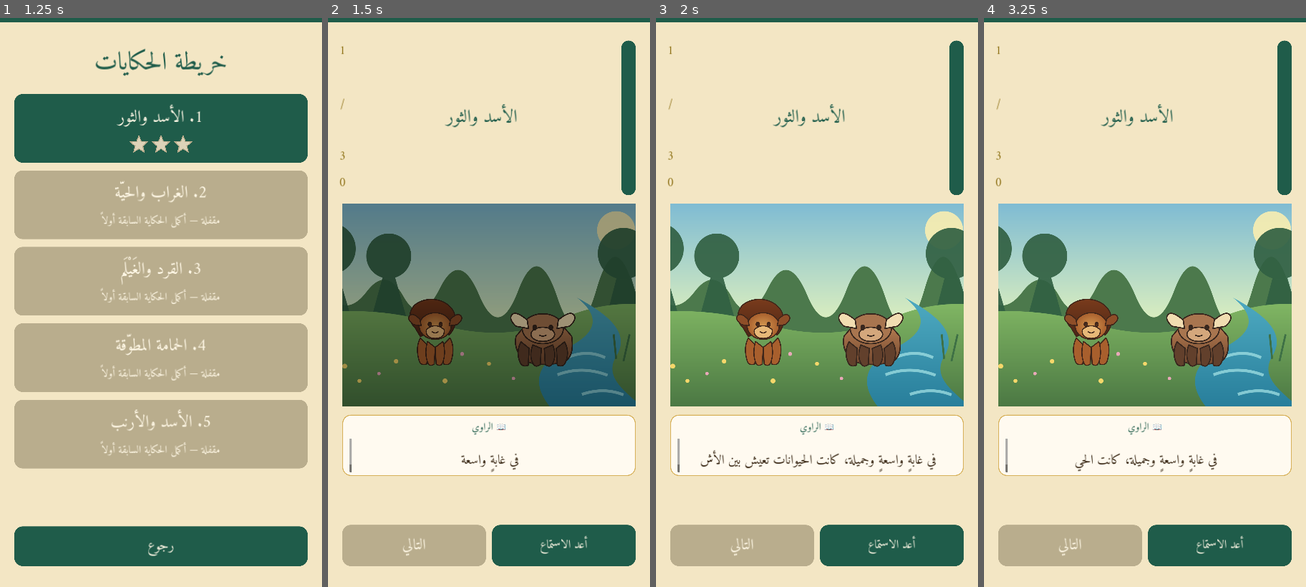
Above: before the commit, frames 1-4 (left to right).
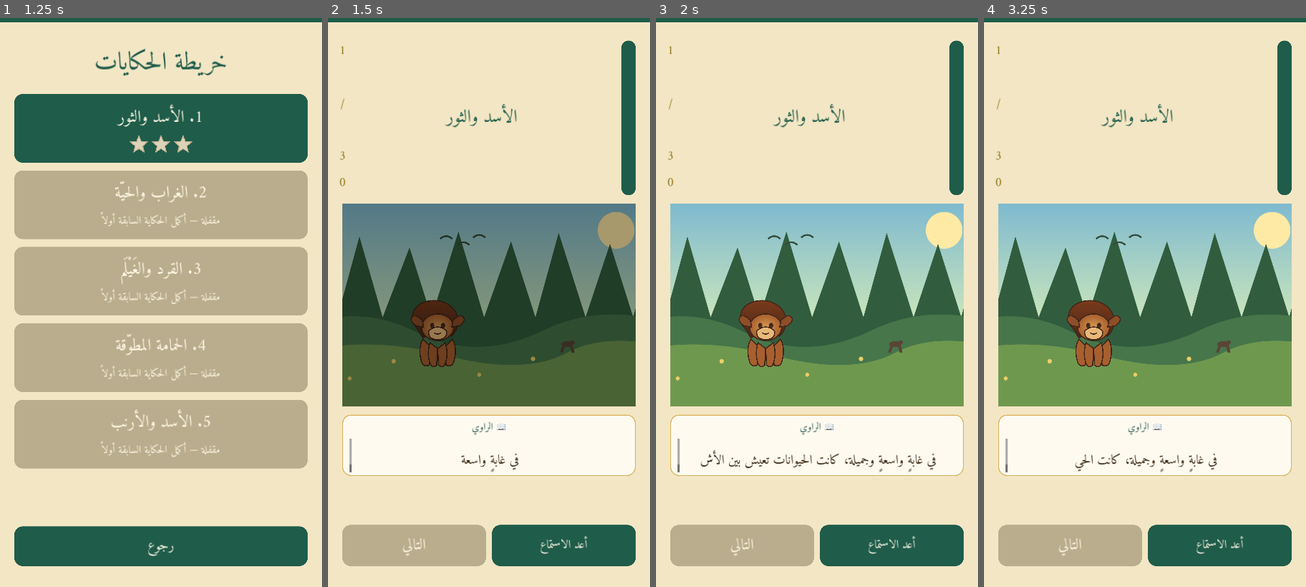
Above: after the commit, the same moments.

Repository: bdssmdkacem-dot/Kalila-Dimna
Game: Godot game, scene res://scenes/main_menu.tscn
The game is run twice, just before and just after one commit, with the same random seed, the same clock (stepped at 60 frames per second) and the same inputs.
Inputs (mouse positions are in pixels of both pictures, inside the frame that each line leads up to):
- Up to frame 1 (1.25 s): click "ابدأ الحكايات" at 0.5 s
- Up to frame 2 (1.5 s): click (489, 126) at 1.25 s
- Up to frame 3 (2 s): no input
- Up to frame 4 (3.25 s): click "رجوع" at 2 s; click (1145, 126) at 2.75 s

Frame 1 is identical in both runs. In frame 2, 13% of the frame differs, in the area x 4-96%, y 34-69%; in frame 3, 19%; in frame 4, 19%.

Commit message:
feat(story): stage 2D scenes by forest river and character presence

Diff:
--- a/ui/animal_stage_2d.gd
+++ b/ui/animal_stage_2d.gd
@@ -11,6 +11,7 @@
 
 var world: Node2D
 var background: Sprite2D
+var forest_background: Sprite2D
 var actors: Node2D
 var lion: Sprite2D
 var bull: Sprite2D
@@ -30,6 +31,7 @@
 const LION_TEX := preload("res://assets/images/characters/lion_2d.svg")
 const BULL_TEX := preload("res://assets/images/characters/bull_2d.svg")
 const BACKGROUND_TEX := preload("res://assets/images/backgrounds/lion_bull_2d.svg")
+const FOREST_TEX := preload("res://assets/images/backgrounds/lion_bull_forest_2d.svg")
 
 func _ready() -> void:
 	clip_contents = true
@@ -51,6 +53,13 @@
 	background.position = DESIGN_SIZE * 0.5
 	background.centered = true
 	world.add_child(background)
+
+	forest_background = Sprite2D.new()
+	forest_background.name = "ForestBackground"
+	forest_background.texture = FOREST_TEX
+	forest_background.position = DESIGN_SIZE * 0.5
+	forest_background.centered = true
+	world.add_child(forest_background)
 
 	actors = Node2D.new()
 	actors.name = "Actors"
@@ -112,6 +121,10 @@
 
 	if story_id != "lion_bull":
 		return
+
+	var place := _place_for_segment(segment_index)
+	forest_background.visible = place == "forest"
+	background.visible = place != "forest"
 
 	lion = _add_actor("lion", Vector2(380, 495), 300.0)
 	bull = _add_actor("bull", Vector2(820, 500), 285.0)
@@ -145,57 +158,63 @@
 			return "two_shot"
 		_: return "wide"
 
+func _place_for_segment(segment_index: int) -> String:
+	match segment_index:
+		0, 1, 2, 7, 8, 9, 10, 17, 18, 19, 20, 21, 22, 23, 24, 25, 26, 27, 28, 29:
+			return "forest"
+		3, 4, 5, 6, 11, 12, 13, 14, 15, 16:
+			return "river_meadow"
+		_: return "forest"
+
 func _apply_visibility_and_blocking(segment_index: int) -> void:
 	if lion == null or bull == null:
 		return
 
-	# The actors are always placed inside a generous safe rectangle.
-	# This is intentionally conservative for the bull, whose silhouette is wider.
-	lion.position = Vector2(380, 500)
+	lion.visible = true
+	bull.visible = false
+	lion.position = Vector2(390, 505)
 	bull.position = Vector2(820, 505)
 	lion.rotation = 0.0
 	bull.rotation = 0.0
 
 	match segment_index:
-		8:
-			lion.position = Vector2(545, 505)
+		0, 1, 2, 7, 8, 9, 10:
 			bull.visible = false
-		9:
-			lion.position = Vector2(520, 505)
-			bull.visible = false
-		10:
-			lion.position = Vector2(470, 500)
-			bull.visible = false
-		11:
+			lion.position = Vector2(470, 505) if segment_index >= 7 else Vector2(390, 505)
+		3, 4, 5, 6:
+			lion.visible = false
+			bull.visible = true
+			bull.position = Vector2(805, 515)
+		11, 12, 13, 14, 15, 16:
+			lion.visible = true
+			bull.visible = true
 			lion.position = Vector2(360, 505)
-			bull.position = Vector2(840, 510)
-		12:
-			lion.position = Vector2(390, 500)
-			bull.position = Vector2(805, 510)
-		13, 14, 15, 16:
-			lion.position = Vector2(390, 505)
-			bull.position = Vector2(810, 510)
+			bull.position = Vector2(840, 515)
 		17, 18, 19:
-			lion.position = Vector2(355, 505)
-			bull.position = Vector2(845, 510)
+			lion.visible = true
+			bull.visible = true
+			lion.position = Vector2(350, 505)
+			bull.position = Vector2(850, 515)
 		20, 21, 22:
-			lion.position = Vector2(405, 500)
-			bull.position = Vector2(795, 505)
+			lion.visible = true
+			bull.visible = true
+			lion.position = Vector2(405, 505)
+			bull.position = Vector2(795, 515)
 		23, 24, 25:
-			lion.position = Vector2(315, 510)
-			bull.position = Vector2(885, 515)
+			lion.visible = true
+			bull.visible = true
+			lion.position = Vector2(320, 510)
+			bull.position = Vector2(880, 515)
 		26:
-			lion.position = Vector2(335, 505)
-			bull.position = Vector2(865, 510)
-		27:
-			lion.position = Vector2(395, 505)
-			bull.position = Vector2(805, 510)
-		28:
-			lion.position = Vector2(440, 505)
-			bull.position = Vector2(760, 510)
-		29:
-			lion.position = Vector2(450, 510)
-			bull.position = Vector2(750, 515)
+			lion.visible = true
+			bull.visible = true
+			lion.position = Vector2(340, 505)
+			bull.position = Vector2(860, 515)
+		27, 28, 29:
+			lion.visible = true
+			bull.visible = true
+			lion.position = Vector2(400, 505)
+			bull.position = Vector2(800, 515)
 
 	actor_targets["lion"] = lion.position
 	actor_targets["bull"] = bull.position
@@ -226,7 +245,7 @@
 
 func _speaker_position() -> Vector2:
 	var node := actors.get_node_or_null(speaking_actor) as Sprite2D
-	if node:
+	if node and node.visible:
 		return node.position + Vector2(0, -55)
 	return DESIGN_SIZE * 0.5
 
